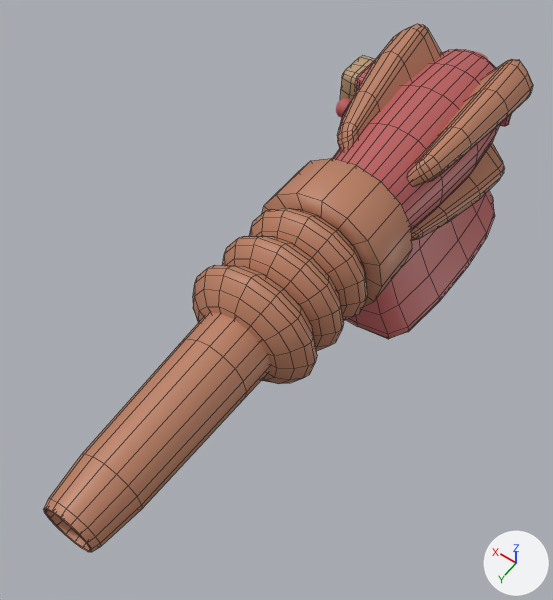
One commit to the FBX model Assets/Meshes/Appliances/Appliances_Takeout_Cannon.fbx: the scene before it, then after it.
Both versions are drawn from a 50 mm lens placed at (-1.77, 4.55, 5.1), pointed at (0.18, 1.82, 0.81). The axes (+X, +Y, +Z) are drawn at lower right. The lights are the same throughout. Mesh edges are drawn as thin lines on the coarser meshes. Where no turn or scale is listed for an object, it has been applied to the vertices.

The first picture shows 'Base'.
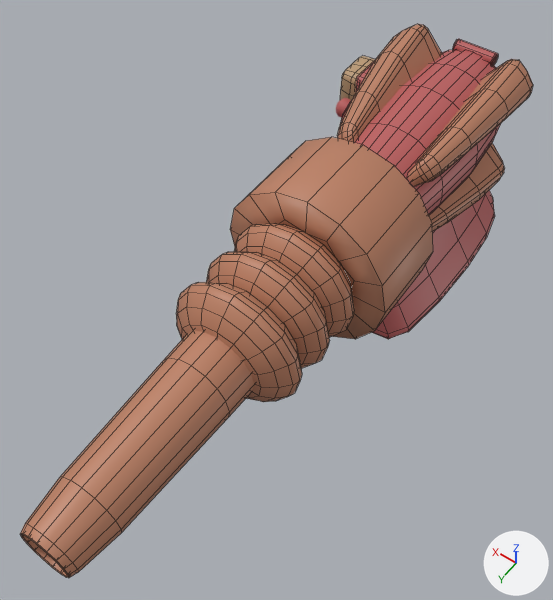
Boxes [x1, y1, x2, y2] around the edits, measured in the pictures (553 x 600 px; the box of a moved part takes in the faces that stretch with it):
'Base', reshaped: before [44, 24, 533, 552]; after [20, 24, 533, 578]
part 1 of me_mesh_005, moved or reshaped: before [262, 158, 412, 307]; after [230, 137, 433, 339]
part 2 of me_mesh_005, moved or reshaped: before [249, 208, 368, 321]; after [234, 223, 354, 337]
part 3 of me_mesh_005, moved or reshaped: before [222, 236, 344, 351]; after [207, 252, 329, 368]
part 4 of me_mesh_005, moved or reshaped: before [193, 265, 317, 384]; after [176, 282, 302, 402]
part 5 of me_mesh_005, moved or reshaped: before [44, 312, 271, 552]; after [20, 330, 254, 578]
part 6 of me_mesh_005, moved or reshaped: before [500, 113, 512, 126]; after [453, 39, 498, 66]

What the commit changed:
me_mesh_005 has 1796 vertices, 1721 faces and spans x -0.66..0.66, y -2.43..2.43, z -0.89..0.89.
me_mesh_005 is used by ob_base; location (0.056, 1.519, 0.899).
me_mesh_005 part 1: the loose piece of 66 vertices spanning x -0.55..0.44, y -0.34..0.07, z -0.18..0.81 is scaled about its middle by (1.25, 1.57, 1.25), then moved by (0.0, 0.06, 0.0).
me_mesh_005 part 2: the loose piece of 146 vertices spanning x -0.52..0.41, y 0.03..0.41, z -0.16..0.78 is moved by (0.0, 0.16, 0.0).
me_mesh_005 part 3: the loose piece of 146 vertices spanning x -0.52..0.41, y 0.32..0.7, z -0.16..0.78 is moved by (0.0, 0.16, 0.0).
me_mesh_005 part 4: the loose piece of 146 vertices spanning x -0.52..0.41, y 0.62..1.0, z -0.16..0.78 is moved by (0.0, 0.16, 0.0).
me_mesh_005 part 5: the loose piece of 161 vertices spanning x -0.34..0.23, y 0.07..2.43, z 0.02..0.6 is moved by (0.0, 0.16, 0.0).
me_mesh_005 part 6: the loose piece of 50 vertices spanning x -0.47..-0.36, y -2.16..-2.06, z 0.16..0.5 is turned 90 degrees about the y axis through its middle, then moved by (0.36, 0.0, 0.34).
